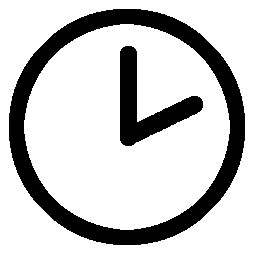
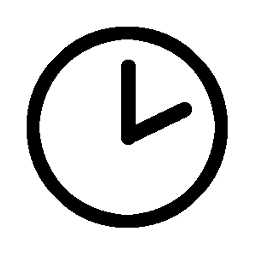
The second 256px x 256px image is a revision of the first. Changes to its layers:
painted on "Arrows" over [120, 46, 203, 146]
painted on "Clock" over [9, 9, 245, 245]
